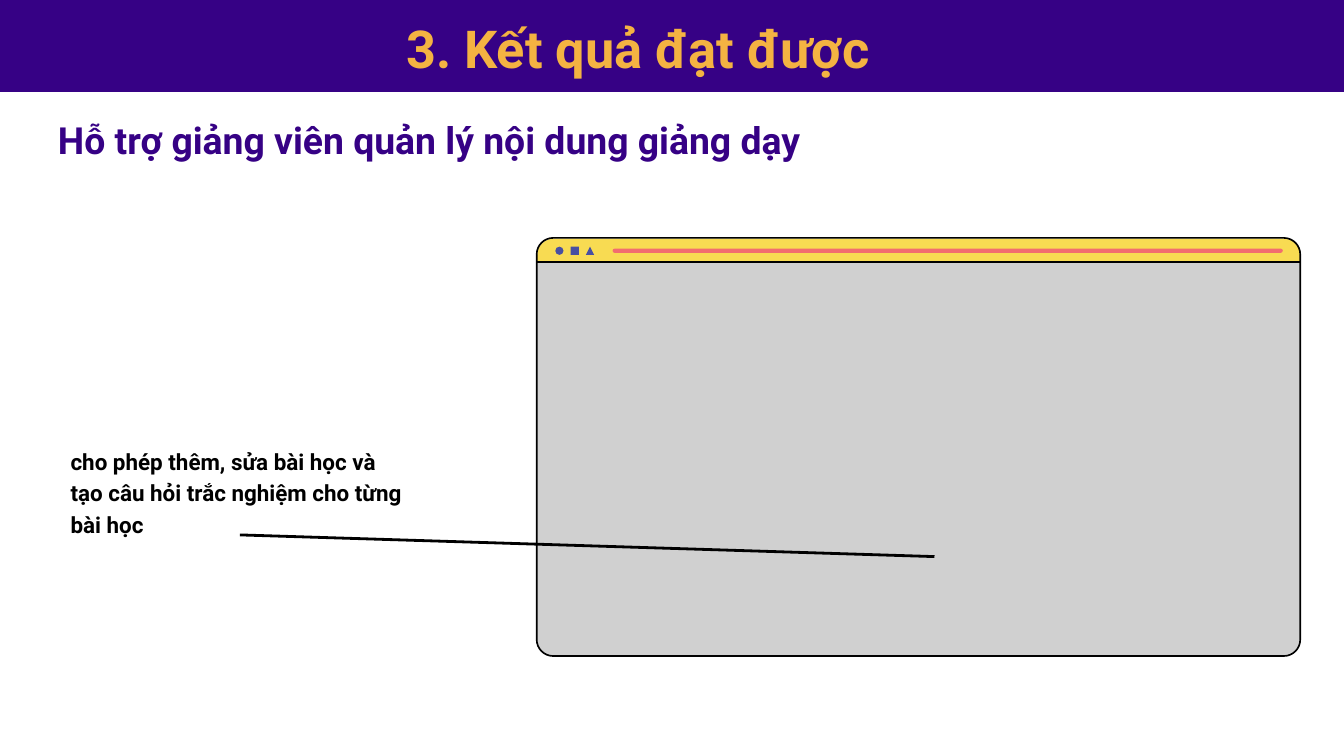
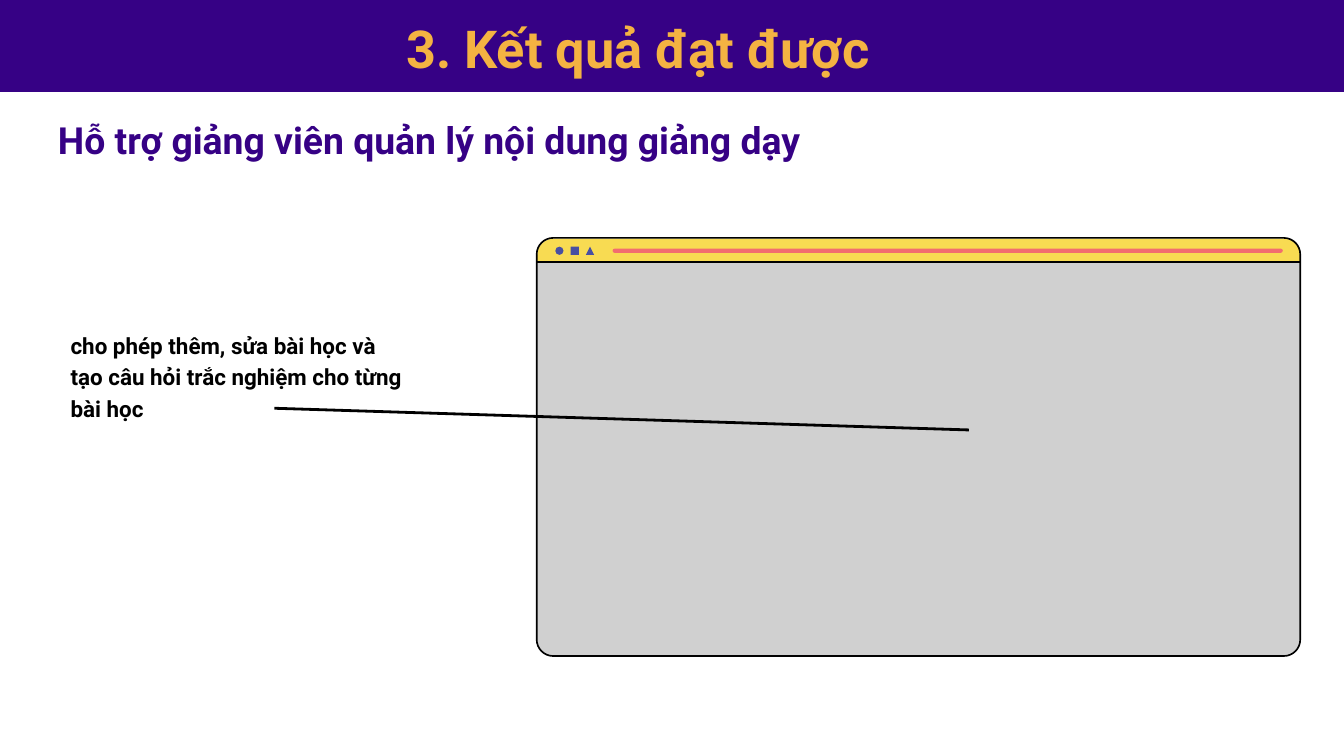
Before and after one commit to Huyle205/csn-da23ttc-letuanhuy-webhoctap-reactjs, a slide deck: slide 13 of thesis/abs/Bao cao thuyet trinh.pptx. Drawn at 1344x756 pixels with LibreOffice and Linux fonts; fonts in the diff are those of the drawing; grey boxes stand for pictures. Boxes give left, top, right and bottom in pixels: in the first picture for what was removed or moved away, otherwise in the second. Text is boxed around its words. In the diff, an @@ line names an element or a change of style, - is before the commit and + after.

```diff
--- a/thesis/abs/Bao cao thuyet trinh.pptx
+++ b/thesis/abs/Bao cao thuyet trinh.pptx
@@ text "cho phép thêm, sửa bài ...": place and size @@
-text "cho phép thêm, sửa bài ..." at <box>71,452,402,537</box>
+text "cho phép thêm, sửa bài ..." at <box>71,336,402,421</box>
@@ line moved from (240, 535) - (935, 556) to (274, 409) - (969, 430) @@
```
Also in this commit, not shown: 12 other slides changed.
